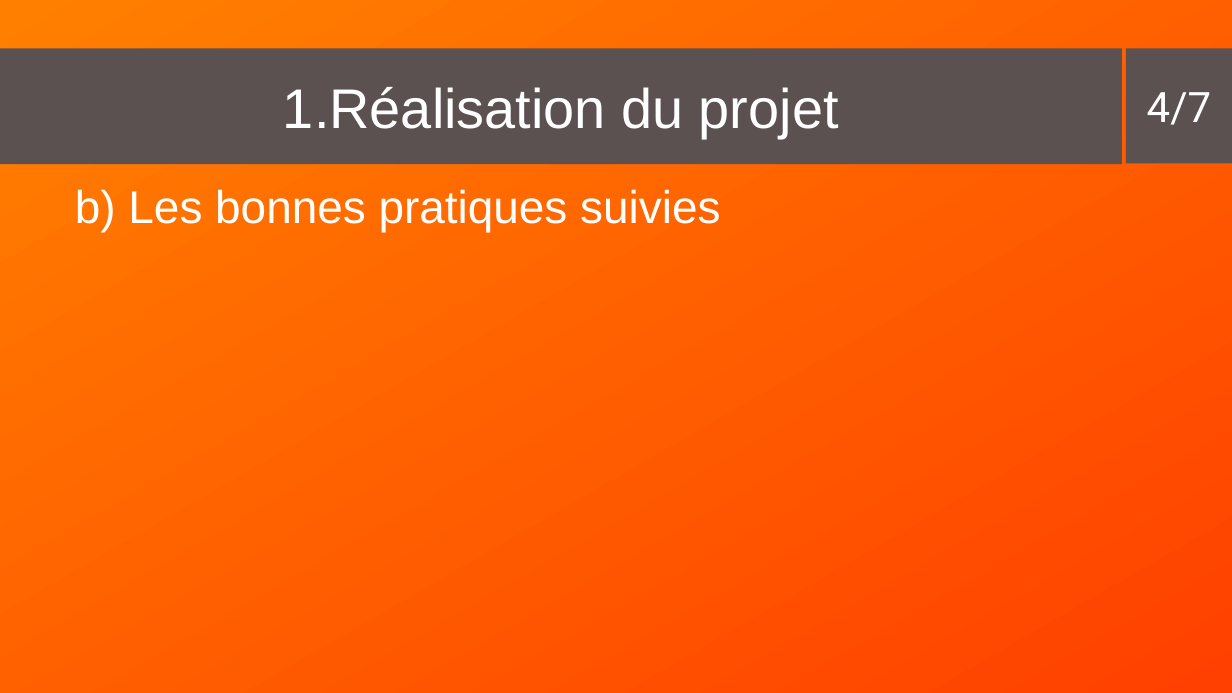
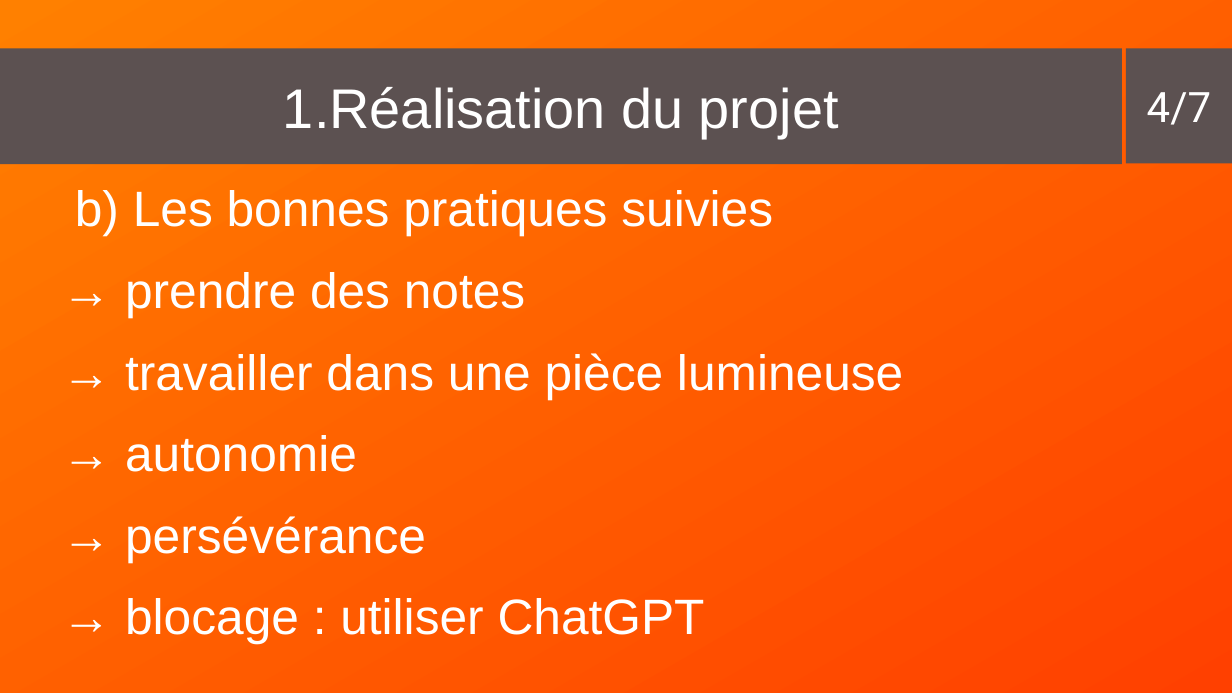
Before and after one commit to ZaeRon007/FormationFullStack, a slide deck: slide 4 of documents/presentation/presentation2.odp. Drawn at 1232x693 pixels with LibreOffice and Linux fonts; fonts in the diff are those of the drawing. Boxes give left, top, right and bottom in pixels: in the first picture for what was removed or moved away, otherwise in the second. Text is boxed around its words. In the diff, an @@ line names an element or a change of style, - is before the commit and + after.

Commit message:
presentation update

```diff
--- a/documents/presentation/presentation2.odp
+++ b/documents/presentation/presentation2.odp
@@ text added at <box>125,190,903,644</box>, 32 pt, text #FFFFFF @@
+b) Les bonnes pratiques suivies
+→ prendre des notes
+→ travailler dans une pièce lumineuse
+→ autonomie
+→ persévérance
+→ blocage : utiliser ChatGPT
@@ text removed at <box>128,189,720,232</box> @@
-b) Les bonnes pratiques suivies
```
Also in this commit, not shown: 4 other slides changed, 1 slide added, 1 slide removed.
